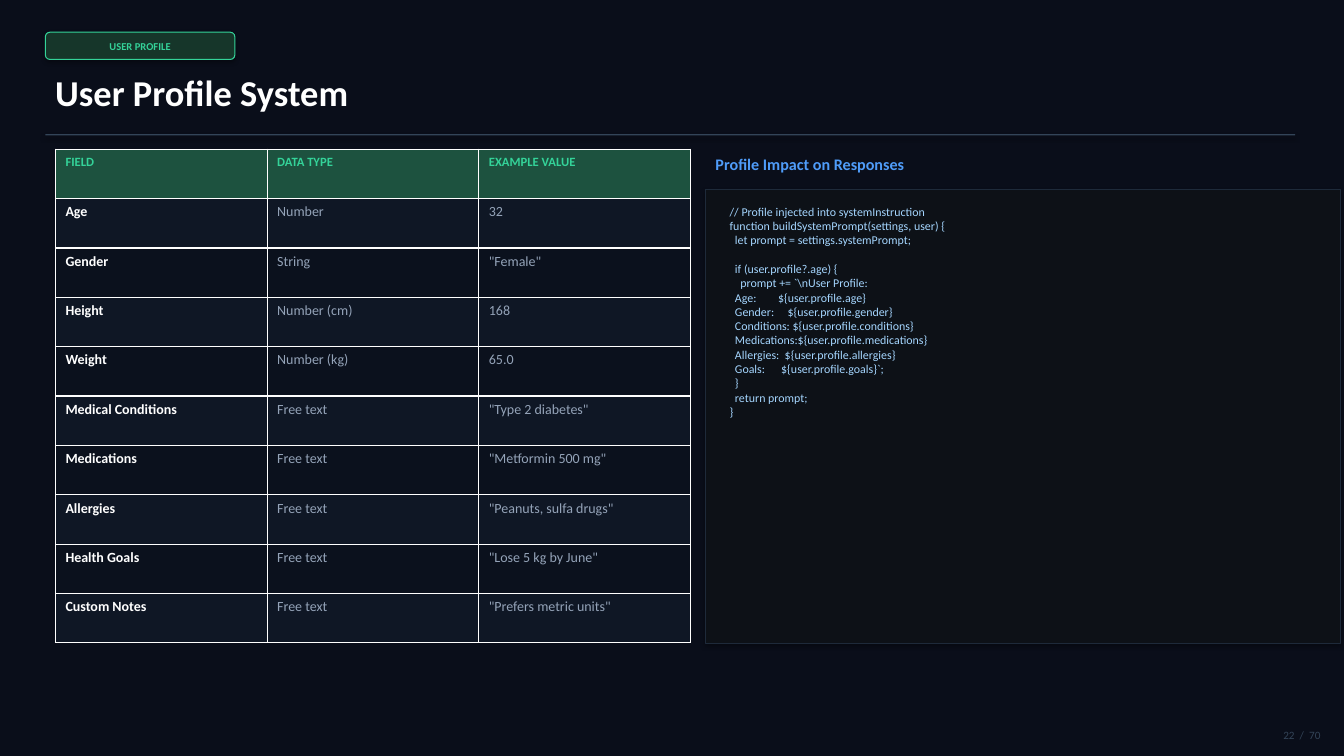
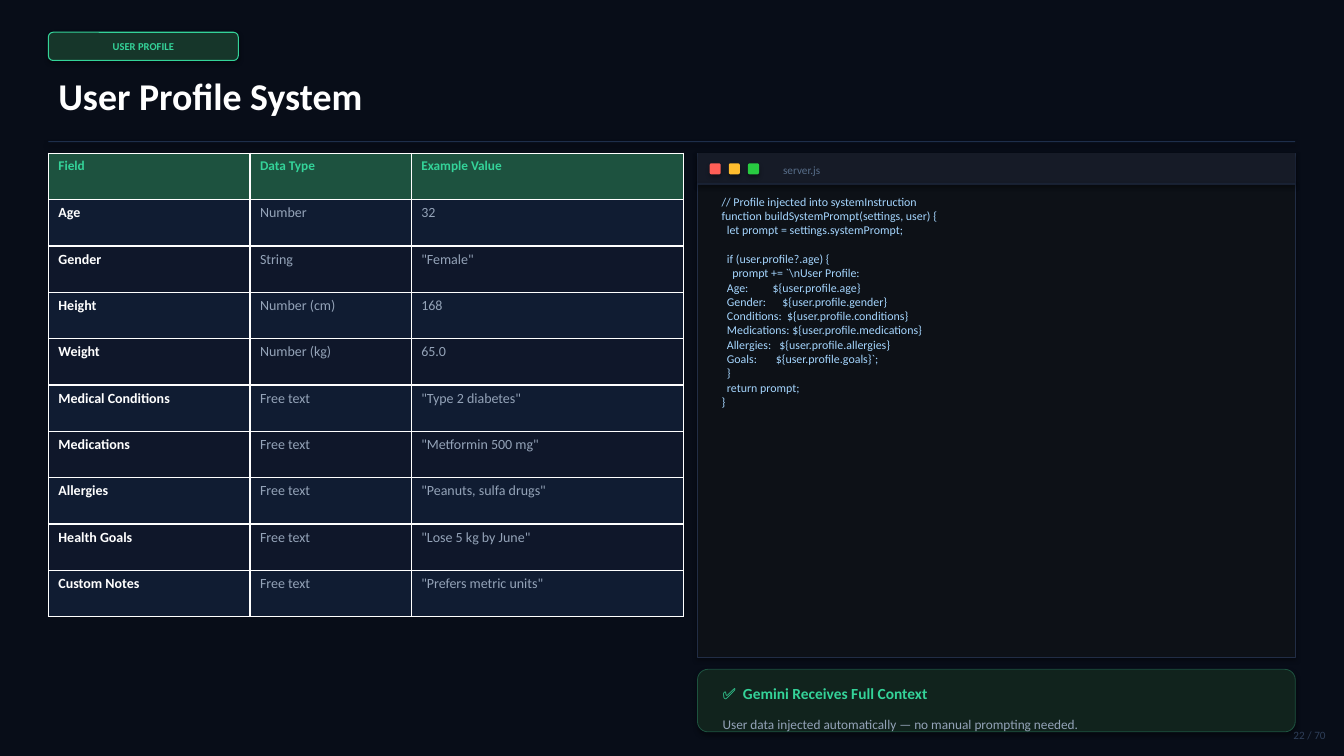
Before and after one commit to Bashab18/Chatbot, a slide deck: slide 22 of presentation/CIRA_Chatbot_Presentation.pptx. Drawn at 1344x756 pixels with LibreOffice and Linux fonts; fonts in the diff are those of the drawing. Boxes give left, top, right and bottom in pixels: in the first picture for what was removed or moved away, otherwise in the second. Text is boxed around its words. In the diff, an @@ line names an element or a change of style, - is before the commit and + after.

```diff
--- a/presentation/CIRA_Chatbot_Presentation.pptx
+++ b/presentation/CIRA_Chatbot_Presentation.pptx
@@ background #0A0E1A to #080D18 @@
@@ text "User Profile System" at bbox=[58, 83, 362, 116]: size 26 to 27 pt @@
@@ rectangle: place and size @@
-rectangle at bbox=[45, 134, 1296, 135]
+rectangle at bbox=[48, 141, 1296, 142]
@@ rectangle at bbox=[48, 141, 1296, 142]: fill #334458 to #1E2E4A @@
@@ table at bbox=[48, 153, 684, 617] @@
-row 1: FIELD | DATA TYPE | EXAMPLE VALUE
+row 1: Field | Data Type | Example Value
@@ fill #0F1725 to #101C32 in 15 cells @@
@@ fill #0B111D to #0F172A in 12 cells @@
@@ table: place and size @@
-table at bbox=[55, 149, 691, 643]
+table at bbox=[48, 153, 684, 617]
@@ rectangle: place and size @@
-rectangle at bbox=[706, 190, 1341, 643]
+rectangle at bbox=[698, 153, 1296, 657]
@@ rectangle at bbox=[698, 153, 1296, 657]: outline #1E2A3A 0.75 pt to #212D45 0.6 pt @@
@@ rectangle added at bbox=[698, 153, 1296, 184], fill #161B27 @@
@@ rounded rectangle added at bbox=[710, 163, 721, 174], fill #FF5F57 @@
@@ text removed at bbox=[715, 158, 904, 173] @@
-Profile Impact on Responses
@@ rounded rectangle added at bbox=[729, 163, 740, 174], fill #FFBD2E @@
@@ rounded rectangle added at bbox=[748, 163, 759, 174], fill #28CA41 @@
@@ text added at bbox=[783, 166, 820, 176], 8 pt, text #586E8A @@
+server.js
@@ rectangle added at bbox=[698, 184, 1296, 185], fill #212D45 @@
@@ text at bbox=[722, 197, 931, 394]: spaces changed @@
-// Profile injected into systemInstruction
-function buildSystemPrompt(settings, user) {
-let prompt = settings.systemPrompt;
-if (user.profile?.age) {
-prompt += `\nUser Profile:
-Age: ${user.profile.age}
-Gender: ${user.profile.gender}
-Conditions: ${user.profile.conditions}
-Medications:${user.profile.medications}
-Allergies: ${user.profile.allergies}
-Goals: ${user.profile.goals}`;
-}
-return prompt;
-}
+// Profile injected into systemInstruction
+function buildSystemPrompt(settings, user) {
+let prompt = settings.systemPrompt;
+if (user.profile?.age) {
+prompt += `\nUser Profile:
+Age: ${user.profile.age}
+Gender: ${user.profile.gender}
+Conditions: ${user.profile.conditions}
+Medications: ${user.profile.medications}
+Allergies: ${user.profile.allergies}
+Goals: ${user.profile.goals}`;
+}
+return prompt;
+}
@@ rounded rectangle added at bbox=[698, 669, 1296, 732], fill #11231D, outline #1D523F 0.6 pt @@
@@ text added at bbox=[743, 688, 928, 699], 11 pt, text #34D399, bold @@
+✅ Gemini Receives Full Context
@@ text added at bbox=[723, 720, 1078, 732], 9.5 pt, text #94A3B8 @@
+User data injected automatically — no manual prompting needed.
@@ text "22 / 70" at bbox=[1293, 732, 1325, 739]: text colour #334458 to #2E3E58 @@
```
Also in this commit, not shown: 69 other slides changed, 1 other file.
